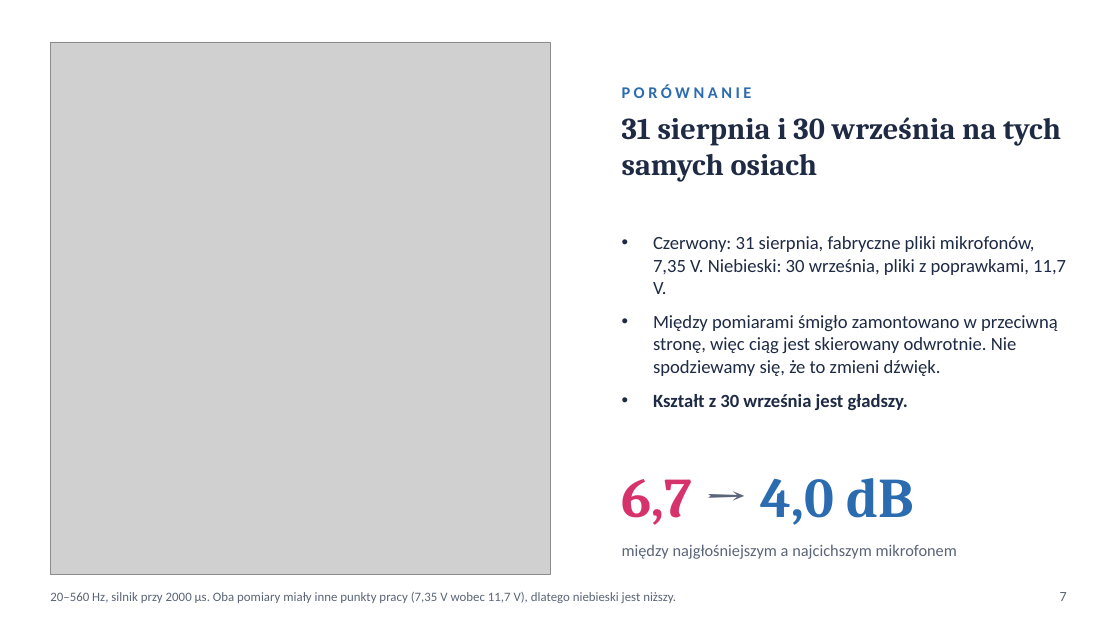
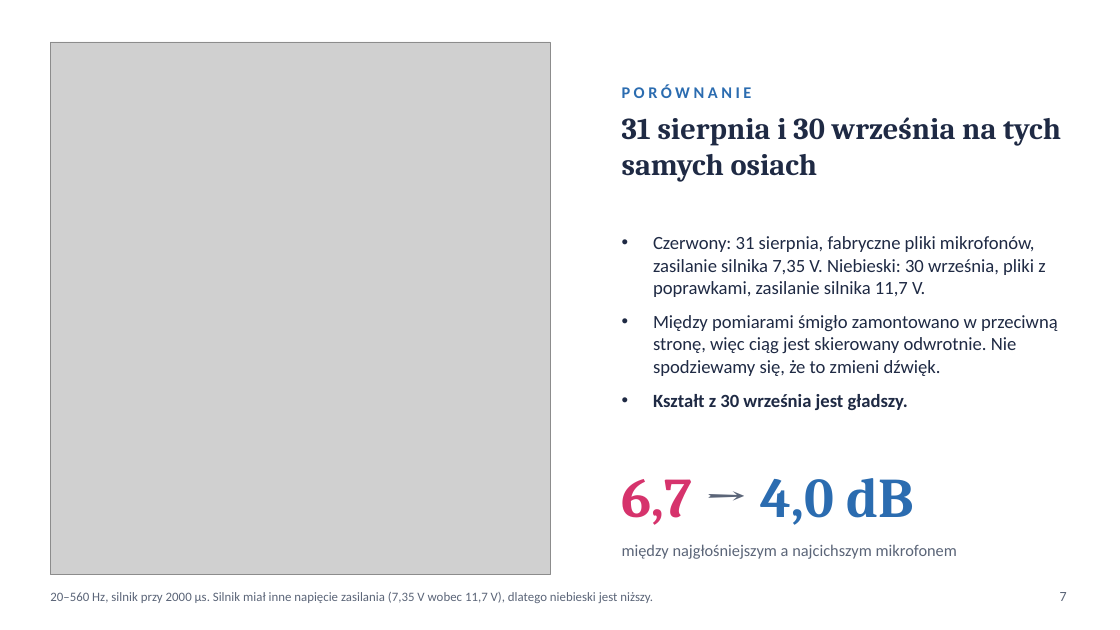
Before and after one commit to asdfgh0318/SoundVisualizer, a slide deck: slide 7 of docs/analysis/chamber-final-2026-10-01/slides/chamber-slides-pl.pptx. Drawn at 1120x630 pixels with LibreOffice and Linux fonts; fonts in the diff are those of the drawing; grey boxes stand for pictures. Boxes give left, top, right and bottom in pixels: in the first picture for what was removed or moved away, otherwise in the second. Text is boxed around its words. In the diff, an @@ line names an element or a change of style, - is before the commit and + after.

```diff
--- a/docs/analysis/chamber-final-2026-10-01/slides/chamber-slides-pl.pptx
+++ b/docs/analysis/chamber-final-2026-10-01/slides/chamber-slides-pl.pptx
@@ text at (x1=653, y1=236, x2=1045, y2=297): text changed @@
-• Czerwony: 31 sierpnia, fabryczne pliki mikrofonów, 7,35 V. Niebieski: 30 września, pliki z poprawkami, 11,7 V.
+• Czerwony: 31 sierpnia, fabryczne pliki mikrofonów, zasilanie silnika 7,35 V. Niebieski: 30 września, pliki z poprawkami, zasilanie silnika 11,7 V.
@@ text at (x1=50, y1=592, x2=653, y2=603): text changed @@
-20–560 Hz, silnik przy 2000 µs. Oba pomiary miały inne punkty pracy (7,35 V wobec 11,7 V), dlatego niebieski jest niższy.
+20–560 Hz, silnik przy 2000 µs. Silnik miał inne napięcie zasilania (7,35 V wobec 11,7 V), dlatego niebieski jest niższy.
```
Also in this commit, not shown: 4 other files.
